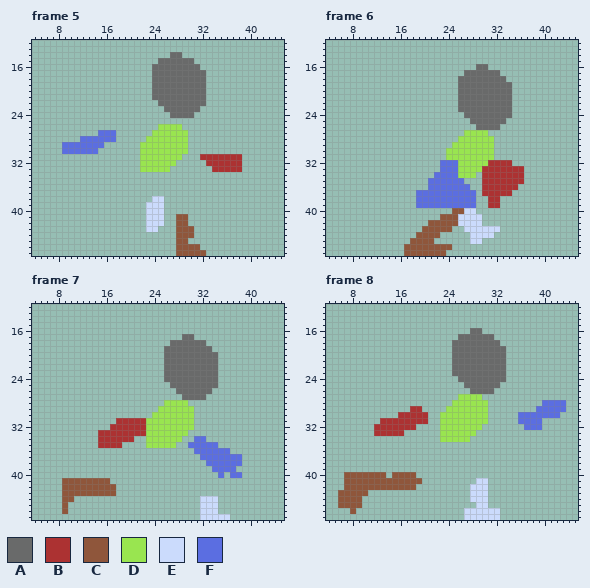
Two states of a animated GIF sprite, images/WillowAnimations.gif. This is how it looked before the edit.
The file is 288x288 pixels, drawn in blocks of 6x6; one block is one cell here. Shown: frame 5: x 4..45, y 12..47; frame 6: x 4..45, y 12..47; frame 7: x 4..45, y 12..47; frame 8: x 4..45, y 12..47. The commit also changed other frames, which this record leaves out.
Palette (. is transparent): A #696a6a  B #ac3232  C #8f563b  D #99e550  E #cbdbfc  F #5b6ee1
Once edited:
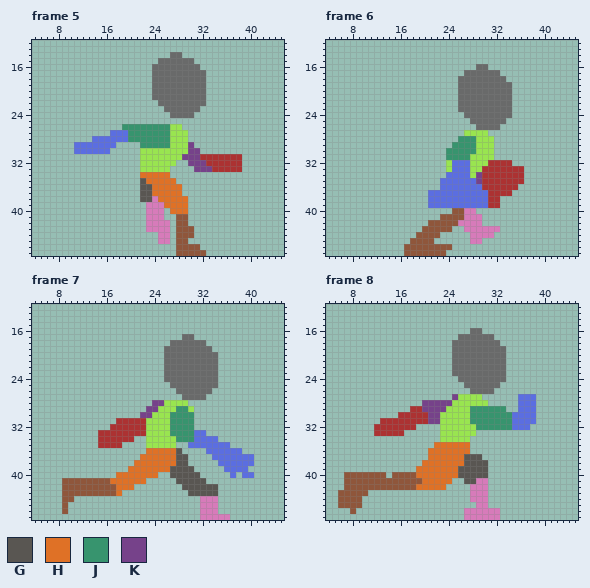
Colours new in this view: G #595652  H #df7126  J #37946e  K #76428a
Log entry: tweak more willow skate cycle
Changes in this commit:
colour E: #cbdbfc -> #d77bba
Frame 5:
y 26: x 19..26 ......DD -> JJJJJJJJ
y 27: x 15..16 FF -> ..; x 18..26 ......DDD -> FFJJJJJJJ
y 28: x 12..13 FF -> ..; x 18..26 .....DDDD -> FFJJJJJJJ
y 29: x 9..10 FF -> ..; x 16..17 .. -> FF; x 22..26 DDDDD -> JJJJJ; x 30 . -> K
y 30: x 9..10 FF -> ..; x 15..16 .. -> FF; x 30..31 .. -> KK
y 31: x 29..31 ... -> KKK
y 32: x 30..32 ... -> KKK
y 33: x 31..33 ... -> KKK
y 34: x 22..26 ..... -> HHHHH
y 35: x 22..27 ...... -> GHHHHH
y 36..37: x 22..28 ....... -> GGHHHHH
y 38: x 22..23 .. -> GG; x 25..29 E.... -> HHHHH
y 39: x 26..29 .... -> HHHH
y 40: x 27..29 ... -> HHH
y 42: x 26 . -> E
y 43..45: x 25..26 .. -> EE
Frame 6:
y 28: x 26..28 DDD -> JJJ
y 29: x 25..28 DDDD -> JJJJ
y 30: x 24..28 DDDDD -> JJJJJ
y 31: x 24..27 DDDD -> JJJJ
y 32..33: x 23..24 FF -> .D; x 26..27 DD -> FF
y 34: x 22..23 FF -> ..; x 26..27 DD -> FF; x 29 . -> K
y 35: x 21..22 FF -> ..; x 27..29 ... -> FFK
y 36: x 21..22 FF -> ..; x 28..29 .. -> FF
y 37: x 19..20 FF -> ..; x 29..30 .B -> FF
y 38..39: x 19..20 FF -> ..; x 29..30 .. -> FF
y 41: x 26 E -> C
Frame 7:
y 28: x 24..25 .. -> KK
y 29: x 23..24 .. -> KK; x 28..29 DD -> JJ
y 30: x 22..23 .. -> KK; x 27..30 DDDD -> JJJJ
y 31..32: x 27..30 DDDD -> JJJJ
y 33: x 27..32 DDD... -> JJJJFF
y 34: x 28..30 D.. -> JJJ; x 33..34 .. -> FF
y 35: x 35..36 .. -> FF
y 36: x 23..28 ...... -> HHHHHG; x 31..32 FF -> ..; x 37..38 .. -> FF
y 37: x 22..29 ........ -> HHHHHHGG; x 32..33 FF -> ..; x 39..40 .. -> FF
y 38: x 21..29 ......... -> HHHHHHHGG; x 33..34 FF -> ..; x 39..40 .. -> FF
y 39: x 20..30 ........... -> HHHHHHHGGGG; x 34..35 FF -> ..; x 38..39 .. -> FF
y 40: x 18..24 ....... -> HHHHHHH; x 27..31 ..... -> GGGGG; x 35 F -> .; x 38..40 F.. -> .FF
y 41: x 17..22 ...... -> HHHHHH; x 28..32 ..... -> GGGGG
y 42: x 18..20 ... -> HHH; x 29..34 ...... -> GGGGGG
y 43: x 18 . -> H; x 30..34 ..... -> GGGGG
Frame 8:
y 27: x 25 . -> K; x 36..38 ... -> FFF
y 28: x 20..24 ..... -> KKKKK; x 36..38 ... -> FFF; x 40..43 FFFF -> ....
y 29: x 20..23 .... -> KKKK; x 28..33 DDD... -> JJJJJJ; x 36..43 ...FFFFF -> FFF.....
y 30: x 21..22 .. -> KK; x 28..35 DDD..... -> JJJJJJJF; x 39..42 FFFF -> ....
y 31: x 21..22 .. -> KK; x 28..35 DDD..... -> JJJJJJJF; x 39 F -> .
y 32: x 29..36 D....... -> JJJJJJFF; x 38..39 FF -> ..
y 35: x 22..27 ...... -> HHHHHH
y 36: x 21..27 ....... -> HHHHHHH
y 37: x 21..29 ......... -> HHHHHHGGG
y 38: x 20..30 ........... -> HHHHHHHGGGG
y 39..40: x 19..30 ............ -> HHHHHHHGGGGG
y 41: x 20..24 ..... -> HHHHH; x 27..28 .. -> GG
y 42: x 19..23 ..... -> HHHHH
